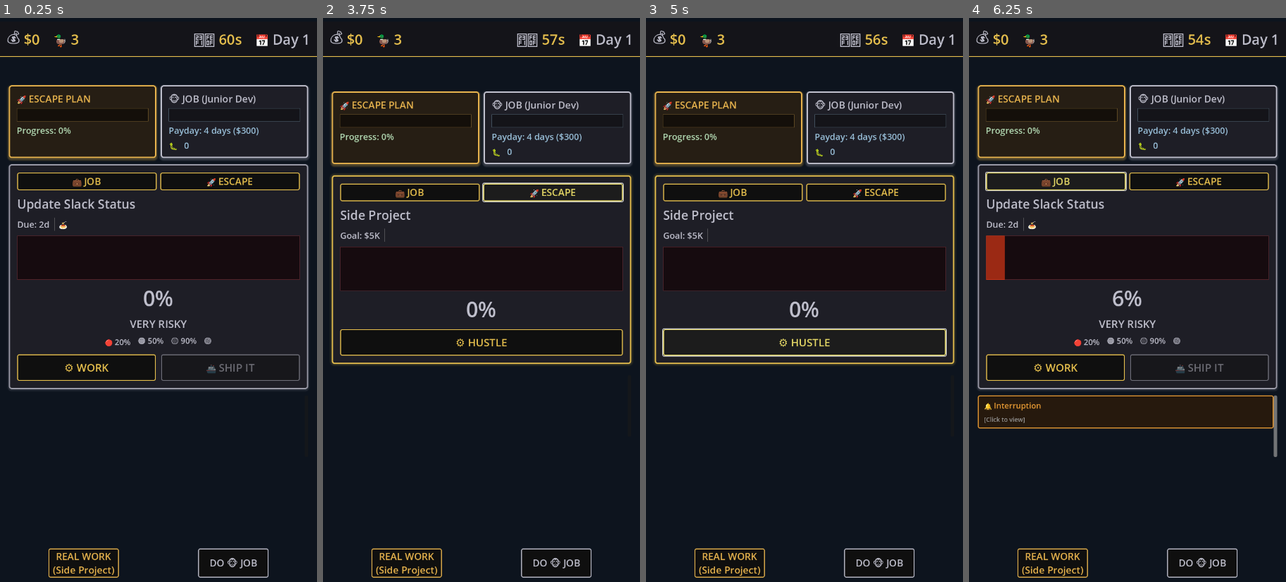
Above: before the commit, frames 1-4 (left to right).
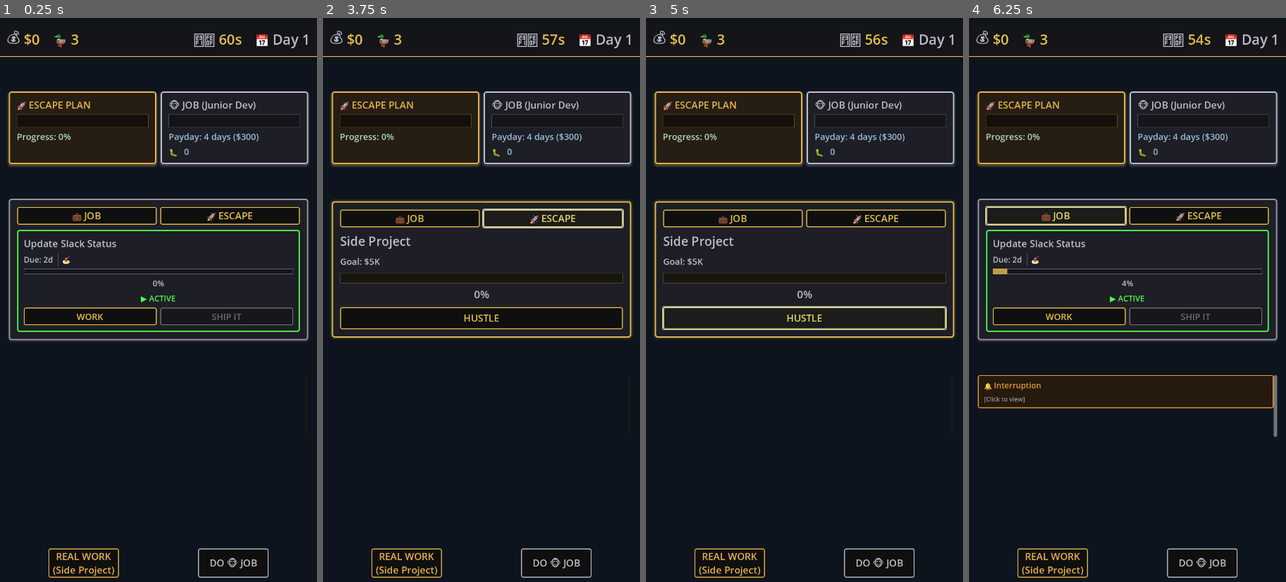
Above: after the commit, the same moments.

Repository: lmchoi/alt-f-this
Game: Godot game, scene res://scenes/game_ui.tscn
The game is run twice, just before and just after one commit, with the same random seed, the same clock (stepped at 60 frames per second) and the same inputs.
Inputs (mouse positions are in pixels of both pictures, inside the frame that each line leads up to):
- Up to frame 1 (0.25 s): no input
- Up to frame 2 (3.75 s): click (408, 367) at 0.5 s, where only the run before the commit has a clickable "⚙️ WORK"; click (411, 316) at 1.25 s, where only the run after the commit has a clickable "WORK"; click "DO 🐵 JOB" at 2 s; click "💼 JOB" at 2.75 s; click "🚀 ESCAPE" at 3.5 s
- Up to frame 3 (5 s): click "⚙️ HUSTLE" (after the commit: "HUSTLE") at 4.25 s
- Up to frame 4 (6.25 s): click "REAL WORK (Side Project)" at 5 s; click "💼 JOB" at 5.75 s

The runs differ from the first frame. In frame 1, 8.8% of the frame differs, in the area x 2-98%, y 11-67%; in frame 2, 5.4%; in frame 3, 5.3%; in frame 4, 16%, in the area x 2-98%, y 11-78%.

Commit message:
Add TaskCard component and restructure TaskPanelV2 for multi-task support
UI-only changes to prepare for multiple task management. No logic changes.

Changes:
- Add TaskCard component (task_card.gd/tscn)
  - Displays single task with title, badges, progress, deadline
  - WORK/SHIP IT buttons on each card
  - Active task indicator (green border)
  - Urgency color-coding (red=overdue, yellow=soon, gray=normal)

- Restructure TaskPanelV2 for task list
  - JobContent now contains TaskList VBoxContainer
  - TaskList will hold multiple TaskCard instances
  - Currently shows single current_task (ready for expansion)
  - EscapeContent unchanged (still shows side project)

- Action buttons moved from panel to individual task cards
- Ready to add active_tasks array to GameManager in future commit

Based on commits 847a16c and 2ae42cd from multi-task branch.

🤖 Generated with [Claude Code](https://claude.com/claude-code)

Co-Authored-By: Claude <noreply@anthropic.com>

Diff:
--- /dev/null
+++ b/scenes/task_card.gd
@@ -0,0 +1,179 @@
+extends PanelContainer
+## Displays a single task in the task list
+
+# Category badge theme mapping
+const BADGE_THEME = preload("res://themes/badge_theme.tres")
+const CATEGORY_STYLES = {
+	"critical": "CriticalBadge",
+	"optics": "OpticsBadge",
+	"tech_debt": "TechDebtBadge",
+	"technical": "TechnicalBadge",
+	"urgent": "UrgentBadge"
+}
+
+# Signals
+signal work_pressed(task: Task)
+signal ship_it_pressed(task: Task)
+
+# Node references
+@onready var task_title := $MarginContainer/VBoxContainer/HeaderRow/TaskTitle as Label
+@onready var badge_container := $MarginContainer/VBoxContainer/HeaderRow/BadgeContainer as HBoxContainer
+@onready var metadata_row := $MarginContainer/VBoxContainer/MetadataRow as HBoxContainer
+@onready var due_label := $MarginContainer/VBoxContainer/MetadataRow/DueLabel as Label
+@onready var complexity_label := $MarginContainer/VBoxContainer/MetadataRow/ComplexityLabel as Label
+@onready var progress_bar := $MarginContainer/VBoxContainer/ProgressBar as ProgressBar
+@onready var progress_label := $MarginContainer/VBoxContainer/ProgressLabel as Label
+@onready var active_label := $MarginContainer/VBoxContainer/ActiveLabel as Label
+@onready var work_button := $MarginContainer/VBoxContainer/ActionButtons/WorkButton as Button
+@onready var ship_it_button := $MarginContainer/VBoxContainer/ActionButtons/ShipItButton as Button
+
+var task: Task
+var is_active := false
+
+func _ready() -> void:
+	# Connect buttons
+	work_button.pressed.connect(_on_work_pressed)
+	ship_it_button.pressed.connect(_on_ship_it_pressed)
+
+	if task:
+		update_display()
+
+func _on_work_pressed() -> void:
+	work_pressed.emit(task)
+
+func _on_ship_it_pressed() -> void:
+	ship_it_pressed.emit(task)
+
+func set_task(new_task: Task) -> void:
+	"""Set the task to display and update the UI."""
+	task = new_task
+	if task:
+		# Connect to progress updates
+		if not task.progress_changed.is_connected(_on_task_progress_changed):
+			task.progress_changed.connect(_on_task_progress_changed)
+		update_display()
+
+func set_active(active: bool) -> void:
+	"""Set whether this task is the active one."""
+	is_active = active
+	active_label.visible = is_active
+	# Make active task visually distinct
+	_update_card_style_for_active()
+
+func _on_task_progress_changed(_new_progress: float) -> void:
+	update_display()
+
+func update_display() -> void:
+	"""Update all UI elements based on current task state."""
+	if not task:
+		return
+
+	# Title
+	task_title.text = task.title
+
+	# Metadata
+	# GameManager might not be available if this is run outside scene tree
+	var current_day = GameManager.day if is_inside_tree() else 1
+	var days_until_due = task.due_day - current_day
+	if days_until_due < 0:
+		due_label.text = "OVERDUE: %dd" % abs(days_until_due)
+		due_label.add_theme_color_override("font_color", Color(1.0, 0.3, 0.3))
+	elif days_until_due == 0:
+		due_label.text = "Due: TODAY"
+		due_label.add_theme_color_override("font_color", Color(1.0, 0.5, 0.0))
+	else:
+		due_label.text = "Due: %dd" % days_until_due
+		due_label.remove_theme_color_override("font_color")
+
+	complexity_label.text = _get_complexity_emoji(task.complexity)
+
+	# Update category badges
+	_update_category_badges(task.categories)
+
+	# Progress
+	progress_bar.value = task.progress
+	progress_label.text = "%d%%" % int(task.progress)
+
+	# Update SHIP IT button state
+	ship_it_button.disabled = task.progress < GameManager.MIN_SHIP_PROGRESS if is_inside_tree() else true
+
+	# Update card color based on urgency
+	_update_card_style(days_until_due)
+
+func _get_complexity_emoji(complexity: int) -> String:
+	var emoji = ""
+	for i in complexity:
+		emoji += "🍝"
+	return emoji
+
+func _create_badge(category: String) -> Label:
+	var badge = Label.new()
+	badge.text = " " + category.to_upper() + " "
+	badge.theme = BADGE_THEME
+	badge.add_theme_color_override("font_color", Color(0, 0, 0, 1))  # Black text
+
+	# Apply category-specific style from theme
+	var cat_lower = category.to_lower()
+	var style_name = CATEGORY_STYLES.get(cat_lower, "CriticalBadge")
+	var style = BADGE_THEME.get_stylebox(style_name, "Label")
+	if style:
+		badge.add_theme_stylebox_override("normal", style)
+
+	return badge
+
+func _update_category_badges(categories: Array[String]) -> void:
+	# Clear existing badges
+	for child in badge_container.get_children():
+		child.queue_free()
+
+	# Create new badges
+	for category in categories:
+		badge_container.add_child(_create_badge(category))
+
+func _update_card_style(days_until_due: int) -> void:
+	"""Update card border color based on urgency."""
+	var style = StyleBoxFlat.new()
+	style.bg_color = Color(0.12, 0.12, 0.15, 1)
+
+	# Thicker border if active
+	var border_width = 3 if is_active else 2
+	style.border_width_left = border_width
+	style.border_width_top = border_width
+	style.border_width_right = border_width
+	style.border_width_bottom = border_width
+
+	style.corner_radius_top_left = 4
+	style.corner_radius_top_right = 4
+	style.corner_radius_bottom_right = 4
+	style.corner_radius_bottom_left = 4
+
+	# Color-code by urgency (or green if active)
+	if is_active:
+		# Active task - green
+		style.border_color = Color(0.3, 1.0, 0.3, 1.0)
+	elif days_until_due < 0:
+		# Overdue - bright red
+		style.border_color = Color(1.0, 0.2, 0.2, 1.0)
+		style.border_width_left = 3
+		style.border_width_top = 3
+		style.border_width_right = 3
+		style.border_width_bottom = 3
+	elif days_until_due == 0:
+		# Due today - red
+		style.border_color = Color(1.0, 0.3, 0.3, 1.0)
+	elif days_until_due <= 2:
+		# Due soon - yellow
+		style.border_color = Color(1.0, 0.9, 0.3, 1.0)
+	else:
+		# Normal - gray
+		style.border_color = Color(0.3, 0.3, 0.3, 1.0)
+
+	add_theme_stylebox_override("panel", style)
+
+func _update_card_style_for_active() -> void:
+	"""Update card styling when active state changes."""
+	if not task or not is_inside_tree():
+		return
+	var current_day = GameManager.day if is_inside_tree() else 1
+	var days_until_due = task.due_day - current_day
+	_update_card_style(days_until_due)
--- /dev/null
+++ b/scenes/task_card.tscn
@@ -0,0 +1,92 @@
+[gd_scene load_steps=3 format=3 uid="uid://d2uw2sgfwjw0a"]
+
+[ext_resource type="Theme" uid="uid://buaicsh0r3xyc" path="res://themes/main_theme.tres" id="1_theme"]
+[ext_resource type="Script" path="res://scenes/task_card.gd" id="2_script"]
+
+[node name="TaskCard" type="PanelContainer"]
+custom_minimum_size = Vector2(0, 100)
+theme = ExtResource("1_theme")
+script = ExtResource("2_script")
+
+[node name="MarginContainer" type="MarginContainer" parent="."]
+layout_mode = 2
+theme_override_constants/margin_left = 12
+theme_override_constants/margin_top = 12
+theme_override_constants/margin_right = 12
+theme_override_constants/margin_bottom = 12
+
+[node name="VBoxContainer" type="VBoxContainer" parent="MarginContainer"]
+layout_mode = 2
+theme_override_constants/separation = 8
+
+[node name="HeaderRow" type="HBoxContainer" parent="MarginContainer/VBoxContainer"]
+layout_mode = 2
+theme_override_constants/separation = 8
+
+[node name="TaskTitle" type="Label" parent="MarginContainer/VBoxContainer/HeaderRow"]
+layout_mode = 2
+size_flags_horizontal = 3
+theme_override_font_sizes/font_size = 22
+text = "Task Title"
+text_overrun_behavior = 3
+
+[node name="BadgeContainer" type="HBoxContainer" parent="MarginContainer/VBoxContainer/HeaderRow"]
+layout_mode = 2
+theme_override_constants/separation = 4
+
+[node name="MetadataRow" type="HBoxContainer" parent="MarginContainer/VBoxContainer"]
+layout_mode = 2
+theme_override_constants/separation = 8
+
+[node name="DueLabel" type="Label" parent="MarginContainer/VBoxContainer/MetadataRow"]
+layout_mode = 2
+theme_override_font_sizes/font_size = 18
+text = "Due: 2d"
+
+[node name="VSeparator" type="VSeparator" parent="MarginContainer/VBoxContainer/MetadataRow"]
+layout_mode = 2
+
+[node name="ComplexityLabel" type="Label" parent="MarginContainer/VBoxContainer/MetadataRow"]
+layout_mode = 2
+theme_override_font_sizes/font_size = 18
+text = "🍝🍝"
+
+[node name="ProgressBar" type="ProgressBar" parent="MarginContainer/VBoxContainer"]
+custom_minimum_size = Vector2(0, 12)
+layout_mode = 2
+max_value = 100.0
+value = 60.0
+show_percentage = false
+
+[node name="ProgressLabel" type="Label" parent="MarginContainer/VBoxContainer"]
+layout_mode = 2
+theme_override_font_sizes/font_size = 18
+text = "60%"
+horizontal_alignment = 1
+
+[node name="ActiveLabel" type="Label" parent="MarginContainer/VBoxContainer"]
+visible = false
+layout_mode = 2
+theme_override_font_sizes/font_size = 18
+theme_override_colors/font_color = Color(0.3, 1, 0.3, 1)
+text = "▶ ACTIVE"
+horizontal_alignment = 1
+
+[node name="ActionButtons" type="HBoxContainer" parent="MarginContainer/VBoxContainer"]
+layout_mode = 2
+theme_override_constants/separation = 8
+
+[node name="WorkButton" type="Button" parent="MarginContainer/VBoxContainer/ActionButtons"]
+custom_minimum_size = Vector2(0, 40)
+layout_mode = 2
+size_flags_horizontal = 3
+theme_override_font_sizes/font_size = 20
+text = "WORK"
+
+[node name="ShipItButton" type="Button" parent="MarginContainer/VBoxContainer/ActionButtons"]
+custom_minimum_size = Vector2(0, 40)
+layout_mode = 2
+size_flags_horizontal = 3
+theme_override_font_sizes/font_size = 20
+disabled = true
+text = "SHIP IT"
--- a/scenes/task_panel_v2.gd
+++ b/scenes/task_panel_v2.gd
@@ -18,35 +18,22 @@
 var job_theme_style: StyleBox
 var escape_theme_style: StyleBox
 
-# Category badge theme mapping
-const BADGE_THEME = preload("res://themes/badge_theme.tres")
-const CATEGORY_STYLES = {
-	"critical": "CriticalBadge",
-	"optics": "OpticsBadge",
-	"tech_debt": "TechDebtBadge",
-	"technical": "TechnicalBadge",
-	"urgent": "UrgentBadge"
-}
-
 # Node references
 @onready var job_tab := $MarginContainer/VBoxContainer/TabBar/JobTab as Button
 @onready var escape_tab := $MarginContainer/VBoxContainer/TabBar/EscapeTab as Button
-@onready var task_title := $MarginContainer/VBoxContainer/HeaderRow/TaskTitle as Label
-@onready var badge_container := $MarginContainer/VBoxContainer/HeaderRow/BadgeContainer as HBoxContainer
-@onready var due_label := $MarginContainer/VBoxContainer/MetadataRow/DueLabel as Label
-@onready var complexity_label := $MarginContainer/VBoxContainer/MetadataRow/ComplexityLabel as Label
-@onready var progress_bar := $MarginContainer/VBoxContainer/ProgressSection/ProgressBar as ProgressBar
-@onready var progress_percent := $MarginContainer/VBoxContainer/ProgressSection/ProgressPercent as Label
-@onready var quality_label := $MarginContainer/VBoxContainer/ProgressSection/QualityLabel as Label
-@onready var quality_guide := $MarginContainer/VBoxContainer/ProgressSection/QualityGuide as HBoxContainer
-@onready var work_button := $MarginContainer/VBoxContainer/ActionButtons/WorkButton as Button
-@onready var ship_it_button := $MarginContainer/VBoxContainer/ActionButtons/ShipItButton as Button
-@onready var hustle_button := $MarginContainer/VBoxContainer/ActionButtons/HustleButton as Button
+@onready var job_content := $MarginContainer/VBoxContainer/JobContent as VBoxContainer
+@onready var escape_content := $MarginContainer/VBoxContainer/EscapeContent as VBoxContainer
+@onready var task_card := $MarginContainer/VBoxContainer/JobContent/TaskCard
+@onready var hustle_button := $MarginContainer/VBoxContainer/EscapeContent/ActionButtons/HustleButton as Button
+
+# Legacy single-task nodes (for ESCAPE tab)
+@onready var task_title := $MarginContainer/VBoxContainer/EscapeContent/HeaderRow/TaskTitle as Label
+@onready var due_label := $MarginContainer/VBoxContainer/EscapeContent/MetadataRow/DueLabel as Label
+@onready var progress_bar := $MarginContainer/VBoxContainer/EscapeContent/ProgressSection/ProgressBar as ProgressBar
+@onready var progress_percent := $MarginContainer/VBoxContainer/EscapeContent/ProgressSection/ProgressPercent as Label
 
 func _ready() -> void:
 	print("TaskPanelV2: Ready")
-	print("Work button: ", work_button)
-	print("Ship It button: ", ship_it_button)
 
 	# Store theme styles
 	job_theme_style = get_theme_stylebox("panel")
@@ -69,26 +56,18 @@
 	# Connect tab buttons
 	job_tab.pressed.connect(_on_job_tab_pressed)
 	escape_tab.pressed.connect(_on_escape_tab_pressed)
-
-	work_button.pressed.connect(_on_work_pressed)
-	ship_it_button.pressed.connect(_on_ship_it_pressed)
 	hustle_button.pressed.connect(_on_hustle_pressed)
 
-	# Connect to GameManager signals (same as v1)
+	# Connect TaskCard signals
+	task_card.work_pressed.connect(_on_task_work_pressed)
+	task_card.ship_it_pressed.connect(_on_task_ship_it_pressed)
+
+	# Connect to GameManager signals
 	GameManager.current_task_updated.connect(_on_task_updated)
 	GameManager.side_project_updated.connect(_on_side_project_updated)
 
 	# Initial update
-	if GameManager.current_task:
-		_update_display()
-
-func _on_work_pressed() -> void:
-	print("TaskPanelV2: Work button pressed")
-	work_pressed.emit()
-
-func _on_ship_it_pressed() -> void:
-	print("TaskPanelV2: Ship It button pressed")
-	ship_it_pressed.emit()
+	_update_display()
 
 func _on_hustle_pressed() -> void:
 	print("TaskPanelV2: Hustle button pressed")
@@ -96,7 +75,8 @@
 
 func _on_task_updated(task: Task) -> void:
 	# Connect to the new task's progress_changed signal
-	task.progress_changed.connect(_on_progress_changed)
+	if task and not task.progress_changed.is_connected(_on_progress_changed):
+		task.progress_changed.connect(_on_progress_changed)
 	_update_display()
 
 func _on_progress_changed(new_progress: float) -> void:
@@ -110,39 +90,32 @@
 
 func _update_display() -> void:
 	if current_task_type == TaskType.JOB:
-		_show_job_task()
+		_update_task_list()
+		job_content.visible = true
+		escape_content.visible = false
 	else:
 		_show_escape_task()
-	_update_button_visibility(current_task_type)
+		job_content.visible = false
+		escape_content.visible = true
 	_apply_theme(current_task_type)
 
-func _show_job_task() -> void:
-	var task = GameManager.current_task
-	if not task:
-		return
+func _update_task_list() -> void:
+	"""Update the task card with current_task."""
+	if GameManager.current_task:
+		task_card.set_task(GameManager.current_task)
+		task_card.set_active(true)  # Single task is always active
 
-	# Task info
-	task_title.text = task.title
-	var days_until_due = task.due_day - GameManager.day
-	due_label.text = "Due: %dd" % days_until_due
-	complexity_label.text = _get_complexity_emoji(task.complexity)
-	complexity_label.visible = true
+func _on_task_work_pressed(task: Task) -> void:
+	"""Handle WORK button pressed on a task card."""
+	print("TaskPanelV2: Work pressed on task: ", task.title)
+	# Emit work signal so game_ui can process it
+	work_pressed.emit()
 
-	# Update category badges
-	_update_category_badges(task.categories)
-
-	# Progress
-	progress_bar.value = task.progress
-	progress_percent.text = "%d%%" % int(task.progress)
-	quality_label.text = _get_quality_label(task.progress)
-	quality_label.visible = true
-	quality_guide.visible = true
-
-	# Update progress bar color based on quality
-	_update_progress_bar_color(task.progress)
-
-	# Ship It button state
-	ship_it_button.disabled = task.progress < GameManager.MIN_SHIP_PROGRESS
+func _on_task_ship_it_pressed(task: Task) -> void:
+	"""Handle SHIP IT button pressed on a task card."""
+	print("TaskPanelV2: Ship It pressed on task: ", task.title)
+	# Emit ship signal so game_ui can process it
+	ship_it_pressed.emit()
 
 func _show_escape_task() -> void:
 	var escape = GameManager.side_project
@@ -152,87 +125,24 @@
 
 	# Metadata
 	due_label.text = "Goal: $5K"
-	complexity_label.visible = false
-
-	# Clear badges
-	_update_category_badges([])
 
 	# Progress
 	progress_bar.value = escape.progress
 	progress_percent.text = "%d%%" % int(escape.progress)
 
-	# Hide quality elements (not relevant for escape)
-	quality_label.visible = false
-	quality_guide.visible = false
-
 	# Color based on escape progress
-	_update_progress_bar_color(escape.progress)
-
-func _get_complexity_emoji(complexity: int) -> String:
-	var emoji = ""
-	for i in complexity:
-		emoji += "🍝"
-	return emoji
-
-func _get_quality_label(progress: float) -> String:
-	if progress < 20:
-		return "VERY RISKY"
-	elif progress < 50:
-		return "HALF-BAKED"
-	elif progress < 90:
-		return "ACCEPTABLE"
+	var color: Color
+	if escape.progress < 50:
+		color = Color(1.0, 0.9, 0.3, 0.8)  # Gold/Yellow
 	else:
-		return "READY TO SHIP"
-
-func _update_progress_bar_color(progress: float) -> void:
-	var color: Color
-
-	if progress < 20:
-		color = Color(1.0, 0.3, 0.3, 0.8)  # Red
-	elif progress < 50:
-		color = Color(1.0, 0.6, 0.2, 0.8)  # Orange
-	elif progress < 90:
-		color = Color(1.0, 0.9, 0.3, 0.8)  # Yellow
-	else:
-		color = Color(0.3, 1.0, 0.3, 0.8)  # Green
-
-	# Update progress bar modulate to tint the fill color
+		color = Color(0.9, 0.75, 0.3, 0.8)  # Brighter gold
 	progress_bar.modulate = color
-
-func _create_badge(category: String) -> Label:
-	var badge = Label.new()
-	badge.text = " " + category.to_upper() + " "
-	badge.theme = BADGE_THEME
-	badge.add_theme_color_override("font_color", Color(0, 0, 0, 1))  # Black text
-
-	# Apply category-specific style from theme
-	var cat_lower = category.to_lower()
-	var style_name = CATEGORY_STYLES.get(cat_lower, "CriticalBadge")
-	var style = BADGE_THEME.get_stylebox(style_name, "Label")
-	if style:
-		badge.add_theme_stylebox_override("normal", style)
-
-	return badge
-
-func _update_category_badges(categories: Array[String]) -> void:
-	# Clear existing badges
-	for child in badge_container.get_children():
-		child.queue_free()
-
-	# Create new badges
-	for category in categories:
-		badge_container.add_child(_create_badge(category))
 
 func _apply_theme(task_type: TaskType) -> void:
 	if task_type == TaskType.JOB:
 		add_theme_stylebox_override("panel", job_theme_style)
 	else:
 		add_theme_stylebox_override("panel", escape_theme_style)
-
-func _update_button_visibility(task_type: TaskType) -> void:
-	work_button.visible = (task_type == TaskType.JOB)
-	ship_it_button.visible = (task_type == TaskType.JOB)
-	hustle_button.visible = (task_type == TaskType.ESCAPE)
 
 func _on_job_tab_pressed() -> void:
 	print("TaskPanelV2: JOB tab pressed")
--- a/scenes/task_panel_v2.tscn
+++ b/scenes/task_panel_v2.tscn
@@ -1,8 +1,9 @@
-[gd_scene load_steps=6 format=3 uid="uid://c8xqy4n5pqr7w"]
+[gd_scene load_steps=7 format=3 uid="uid://c8xqy4n5pqr7w"]
 
 [ext_resource type="Theme" uid="uid://buaicsh0r3xyc" path="res://themes/main_theme.tres" id="1_theme"]
 [ext_resource type="Script" path="res://scenes/task_panel_v2.gd" id="2_script"]
 [ext_resource type="Script" path="res://scripts/ui/action_button.gd" id="3_action_button"]
+[ext_resource type="PackedScene" uid="uid://d2uw2sgfwjw0a" path="res://scenes/task_card.tscn" id="4_task_card"]
 
 [sub_resource type="StyleBoxFlat" id="StyleBoxFlat_panel"]
 bg_color = Color(0.12, 0.12, 0.15, 1)
@@ -68,107 +69,60 @@
 theme_override_font_sizes/font_size = 22
 text = "🚀 ESCAPE"
 
-[node name="HeaderRow" type="HBoxContainer" parent="MarginContainer/VBoxContainer"]
+[node name="JobContent" type="VBoxContainer" parent="MarginContainer/VBoxContainer"]
+layout_mode = 2
+theme_override_constants/separation = 12
+
+[node name="TaskCard" parent="MarginContainer/VBoxContainer/JobContent" instance=ExtResource("4_task_card")]
+layout_mode = 2
+
+[node name="EscapeContent" type="VBoxContainer" parent="MarginContainer/VBoxContainer"]
+visible = false
+layout_mode = 2
+theme_override_constants/separation = 12
+
+[node name="HeaderRow" type="HBoxContainer" parent="MarginContainer/VBoxContainer/EscapeContent"]
 layout_mode = 2
 theme_override_constants/separation = 8
 
-[node name="TaskTitle" type="Label" parent="MarginContainer/VBoxContainer/HeaderRow"]
+[node name="TaskTitle" type="Label" parent="MarginContainer/VBoxContainer/EscapeContent/HeaderRow"]
 layout_mode = 2
 size_flags_horizontal = 3
 theme_override_font_sizes/font_size = 28
-text = "Update Slack Status"
+text = "Side Project"
 
-[node name="BadgeContainer" type="HBoxContainer" parent="MarginContainer/VBoxContainer/HeaderRow"]
-layout_mode = 2
-theme_override_constants/separation = 4
-
-[node name="MetadataRow" type="HBoxContainer" parent="MarginContainer/VBoxContainer"]
+[node name="MetadataRow" type="HBoxContainer" parent="MarginContainer/VBoxContainer/EscapeContent"]
 layout_mode = 2
 theme_override_constants/separation = 8
 
-[node name="DueLabel" type="Label" parent="MarginContainer/VBoxContainer/MetadataRow"]
+[node name="DueLabel" type="Label" parent="MarginContainer/VBoxContainer/EscapeContent/MetadataRow"]
 layout_mode = 2
-text = "Due: 2d"
+text = "Goal: $5K"
 
-[node name="VSeparator" type="VSeparator" parent="MarginContainer/VBoxContainer/MetadataRow"]
-layout_mode = 2
-
-[node name="ComplexityLabel" type="Label" parent="MarginContainer/VBoxContainer/MetadataRow"]
-layout_mode = 2
-text = "🍝🍝"
-
-[node name="ProgressSection" type="VBoxContainer" parent="MarginContainer/VBoxContainer"]
+[node name="ProgressSection" type="VBoxContainer" parent="MarginContainer/VBoxContainer/EscapeContent"]
 layout_mode = 2
 theme_override_constants/separation = 8
 
-[node name="ProgressBar" type="ProgressBar" parent="MarginContainer/VBoxContainer/ProgressSection"]
-custom_minimum_size = Vector2(0, 100)
+[node name="ProgressBar" type="ProgressBar" parent="MarginContainer/VBoxContainer/EscapeContent/ProgressSection"]
+custom_minimum_size = Vector2(0, 24)
 layout_mode = 2
 max_value = 100.0
 show_percentage = false
 
-[node name="ProgressPercent" type="Label" parent="MarginContainer/VBoxContainer/ProgressSection"]
+[node name="ProgressPercent" type="Label" parent="MarginContainer/VBoxContainer/EscapeContent/ProgressSection"]
 layout_mode = 2
-theme_override_font_sizes/font_size = 48
-text = "41%"
+theme_override_font_sizes/font_size = 24
+text = "0%"
 horizontal_alignment = 1
 
-[node name="QualityLabel" type="Label" parent="MarginContainer/VBoxContainer/ProgressSection"]
+[node name="ActionButtons" type="HBoxContainer" parent="MarginContainer/VBoxContainer/EscapeContent"]
 layout_mode = 2
-theme_override_font_sizes/font_size = 24
-text = "HALF-BAKED"
-horizontal_alignment = 1
+theme_override_constants/separation = 8
 
-[node name="QualityGuide" type="HBoxContainer" parent="MarginContainer/VBoxContainer/ProgressSection"]
-layout_mode = 2
-theme_override_constants/separation = 16
-alignment = 1
-
-[node name="Red" type="Label" parent="MarginContainer/VBoxContainer/ProgressSection/QualityGuide"]
-layout_mode = 2
-theme_override_font_sizes/font_size = 18
-text = "🔴 20%"
-
-[node name="Orange" type="Label" parent="MarginContainer/VBoxContainer/ProgressSection/QualityGuide"]
-layout_mode = 2
-theme_override_font_sizes/font_size = 18
-text = "🟠 50%"
-
-[node name="Yellow" type="Label" parent="MarginContainer/VBoxContainer/ProgressSection/QualityGuide"]
-layout_mode = 2
-theme_override_font_sizes/font_size = 18
-text = "🟡 90%"
-
-[node name="Green" type="Label" parent="MarginContainer/VBoxContainer/ProgressSection/QualityGuide"]
-layout_mode = 2
-theme_override_font_sizes/font_size = 18
-text = "🟢"
-
-[node name="ActionButtons" type="HBoxContainer" parent="MarginContainer/VBoxContainer"]
-layout_mode = 2
-theme_override_constants/separation = 12
-
-[node name="WorkButton" type="Button" parent="MarginContainer/VBoxContainer/ActionButtons"]
-custom_minimum_size = Vector2(0, 60)
+[node name="HustleButton" type="Button" parent="MarginContainer/VBoxContainer/EscapeContent/ActionButtons"]
+custom_minimum_size = Vector2(0, 50)
 layout_mode = 2
 size_flags_horizontal = 3
-theme_override_font_sizes/font_size = 24
+theme_override_font_sizes/font_size = 22
+text = "HUSTLE"
 script = ExtResource("3_action_button")
-text = "⚙️ WORK"
-
-[node name="ShipItButton" type="Button" parent="MarginContainer/VBoxContainer/ActionButtons"]
-custom_minimum_size = Vector2(0, 60)
-layout_mode = 2
-size_flags_horizontal = 3
-theme_override_font_sizes/font_size = 24
-script = ExtResource("3_action_button")
-text = "🚢 SHIP IT"
-
-[node name="HustleButton" type="Button" parent="MarginContainer/VBoxContainer/ActionButtons"]
-custom_minimum_size = Vector2(0, 60)
-layout_mode = 2
-size_flags_horizontal = 3
-theme_override_font_sizes/font_size = 24
-visible = false
-script = ExtResource("3_action_button")
-text = "⚙️ HUSTLE"
